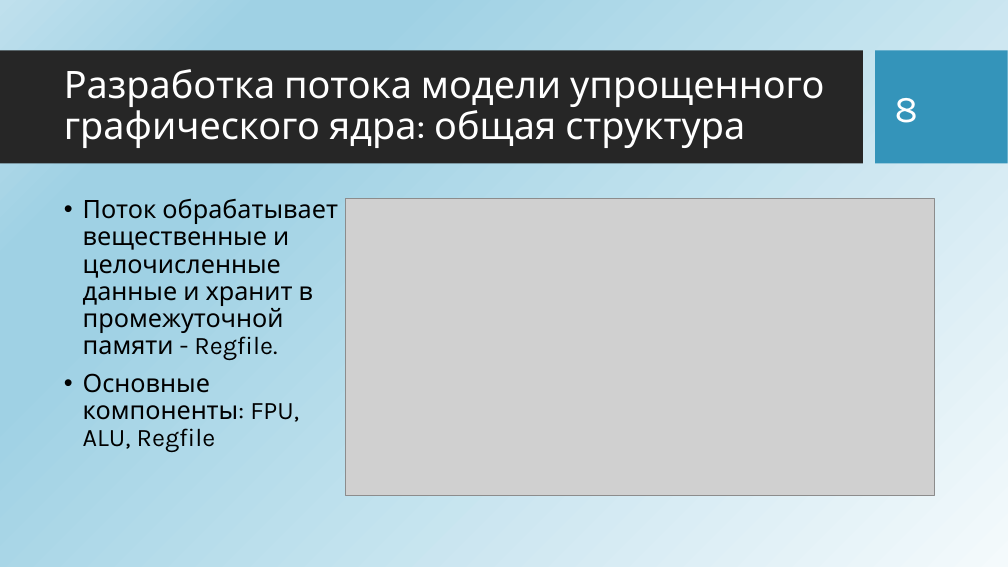
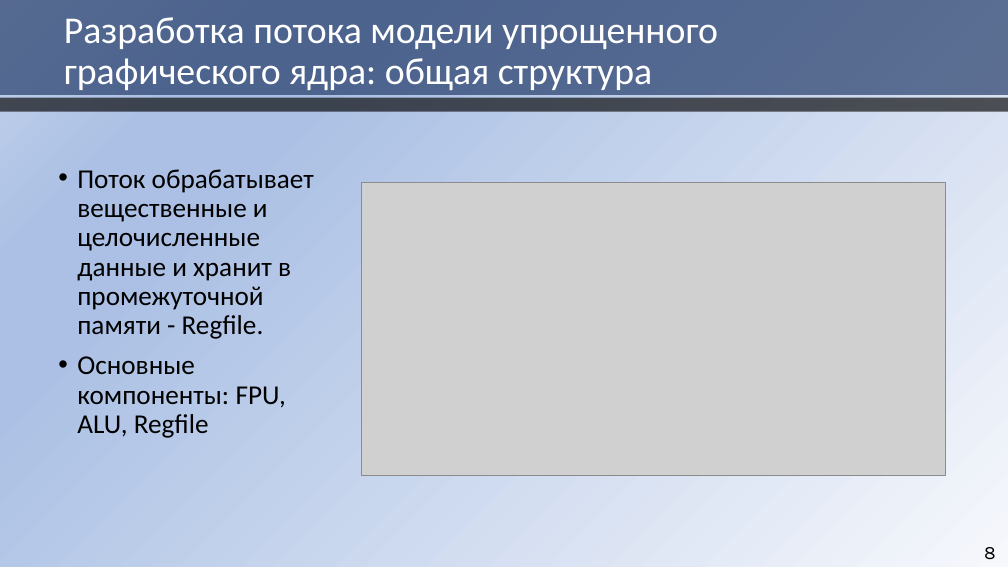
Before and after one commit to HaMeNopeDiot/hardware_gpu, a slide deck: slide 8 of docs/starukhin_dissertation/magister_pres.pptx. Drawn at 1008x567 pixels with LibreOffice and Linux fonts; fonts in the diff are those of the drawing; grey boxes stand for pictures; background and template pictures are left out. Boxes give left, top, right and bottom in pixels: in the first picture for what was removed or moved away, otherwise in the second. Text is boxed around its words. In the diff, an @@ line names an element or a change of style, - is before the commit and + after.

```diff
--- a/docs/starukhin_dissertation/magister_pres.pptx
+++ b/docs/starukhin_dissertation/magister_pres.pptx
@@ background picture (left out) to gradient #F6F8FC to #ABC0E4 to #C7D5ED @@
@@ rectangle added at [0, 0, 1008, 95], fill #1A3260 at 65% opacity @@
@@ title "Разработка потока модели упрощенного графического ...": place and size @@
-title "Разработка потока модели упрощенного графического ..." at [64, 69, 824, 148]
+title "Разработка потока модели упрощенного графического ..." at [64, 17, 718, 90]
@@ title "Разработка потока модели упрощенного графического ..." at [64, 17, 718, 90]: font Karla to Calibri @@
@@ rectangle removed at [0, 51, 863, 164] @@
@@ rectangle removed at [876, 51, 1008, 164] @@
@@ rectangle added at [0, 98, 1008, 111], fill #000000 at 65% opacity @@
@@ text "Поток обрабатывает вещественные и целочисленные ...": place and size @@
-text "Поток обрабатывает вещественные и целочисленные ..." at [83, 199, 338, 452]
+text "Поток обрабатывает вещественные и целочисленные ..." at [77, 169, 314, 438]
@@ text "Поток обрабатывает вещественные и целочисленные ..." at [77, 169, 314, 438]: size 24 to 25.9 pt, font Karla to Calibri @@
@@ picture: place and size @@
-picture at [346, 199, 935, 495]
+picture at [361, 182, 946, 475]
@@ page number: place and size @@
-page number at [895, 98, 918, 123]
+page number at [984, 547, 996, 560]
@@ page number at [984, 547, 996, 560]: size 36 to 18 pt, text colour #FFFFFF to #000000; alignment left to right @@
```
Also in this commit, not shown: 14 other slides changed, 2 other files.
